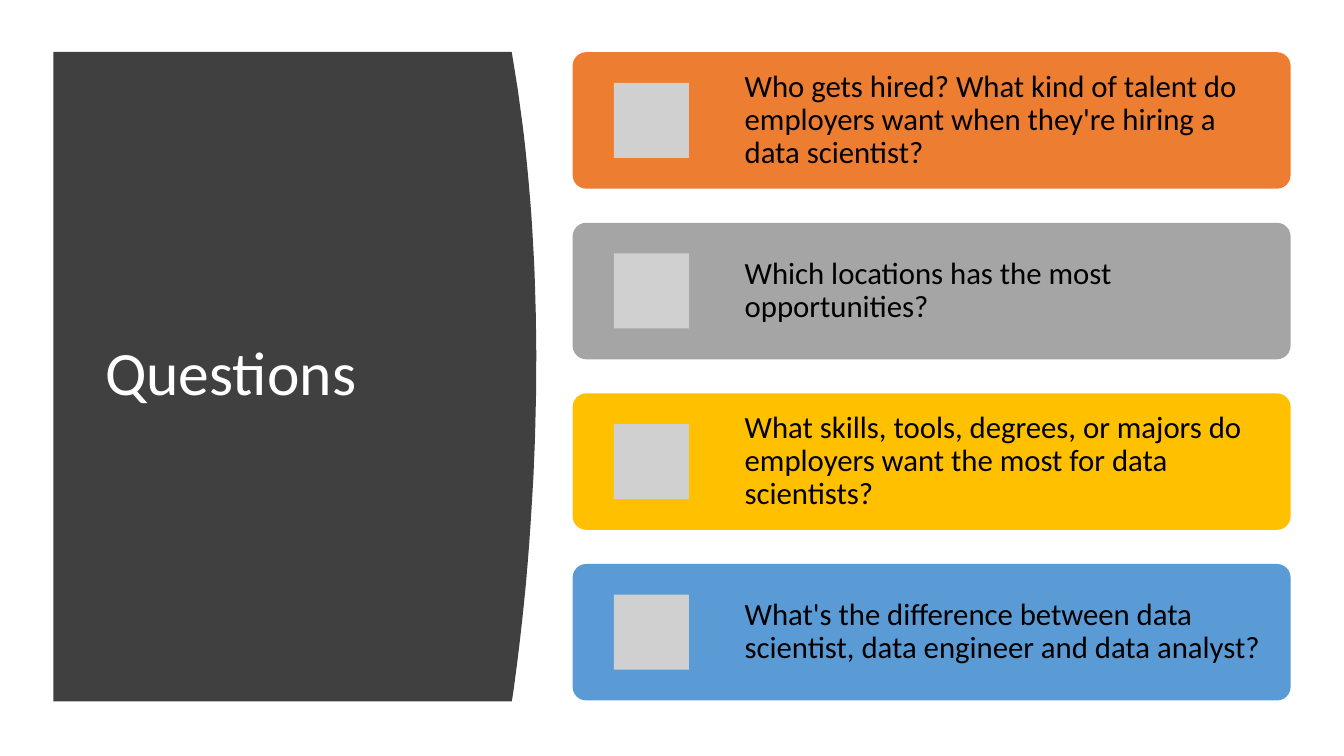
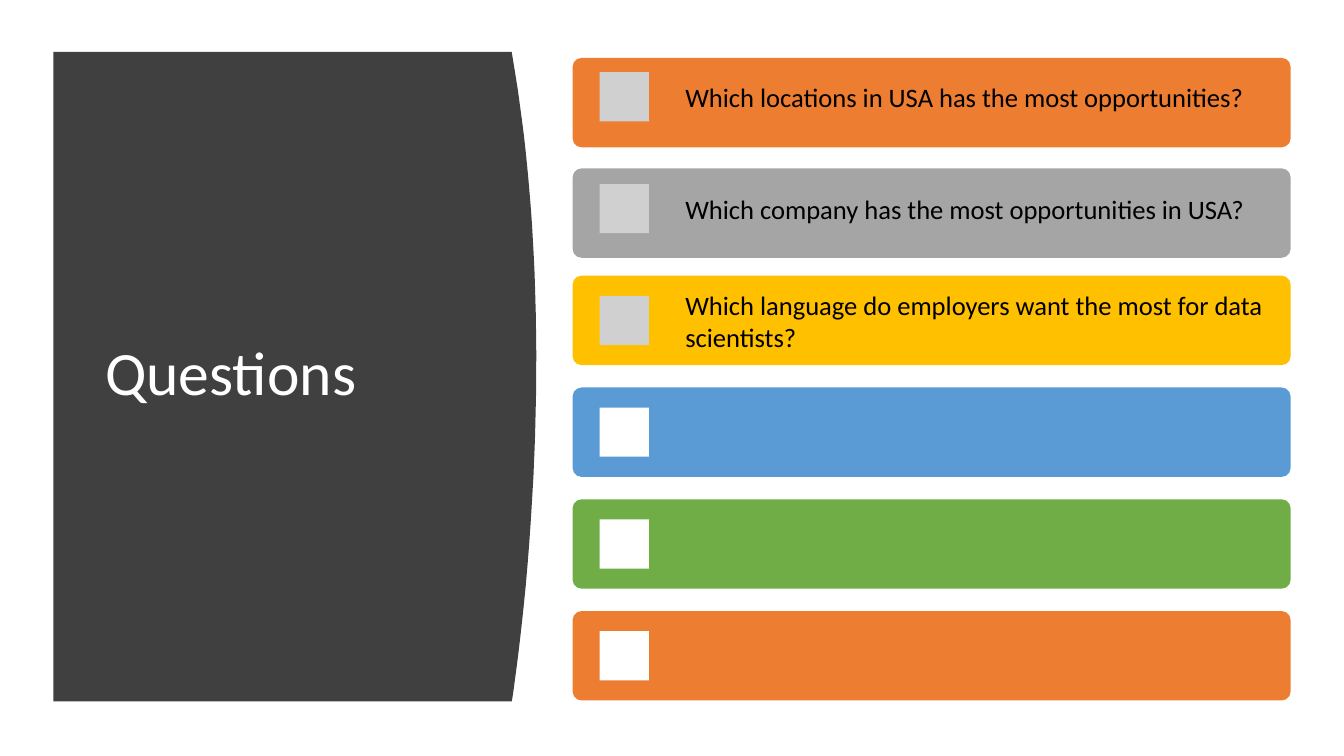
Before and after one commit to tjgrafft/DataScienceJobs_Project, a slide deck: slide 3 of presentation/Presentation.pptx. Drawn at 1344x756 pixels with LibreOffice and Linux fonts; fonts in the diff are those of the drawing; grey boxes stand for pictures. Boxes give left, top, right and bottom in pixels: in the first picture for what was removed or moved away, otherwise in the second. Text is boxed around its words. In the diff, an @@ line names an element or a change of style, - is before the commit and + after.

Commit message:
more slides added

```diff
--- a/presentation/Presentation.pptx
+++ b/presentation/Presentation.pptx
@@ rounded rectangle: place and size @@
-rounded rectangle at (573,52,1291,189)
+rounded rectangle at (573,57,1291,147)
@@ picture: place and size @@
-picture at (614,83,689,157)
+picture at (600,73,649,122)
@@ text removed at (745,75,1236,164) @@
-Who gets hired? What kind of talent do employers want when they're hiring a data scientist?
@@ rounded rectangle: place and size @@
-rounded rectangle at (573,223,1291,359)
+rounded rectangle at (573,168,1291,258)
@@ picture: place and size @@
-picture at (614,253,689,328)
+picture at (600,185,649,234)
@@ text at (685,200,1244,224): text changed; size 22 to 19 pt @@
-Which locations has the most opportunities?
+Which company has the most opportunities in USA?
@@ picture: place and size @@
-picture at (614,424,689,499)
+picture at (600,295,649,345)
@@ text at (685,296,1263,348): text changed; size 22 to 19 pt @@
-What skills, tools, degrees, or majors do employers want the most for data scientists?
+Which language do employers want the most for data scientists?
@@ rounded rectangle: place and size @@
-rounded rectangle at (573,393,1291,529)
+rounded rectangle at (573,387,1291,477)
@@ rounded rectangle at (573,387,1291,477): fill #FFC000 to #5B9BD5 @@
@@ picture removed at (614,595,689,669) @@
@@ rounded rectangle: place and size @@
-rounded rectangle at (573,564,1291,700)
+rounded rectangle at (573,611,1291,701)
@@ rounded rectangle at (573,611,1291,701): fill #5B9BD5 to #ED7D31 @@
@@ text removed at (745,603,1259,664) @@
-What's the difference between data scientist, data engineer and data analyst?
@@ group added at (573,88,1291,681): 3 rectangles, 2 rounded rectangles, 1 text @@
+Which locations in USA has the most opportunities?
```
Also in this commit, not shown: 6 slides added, 3 slides removed.
